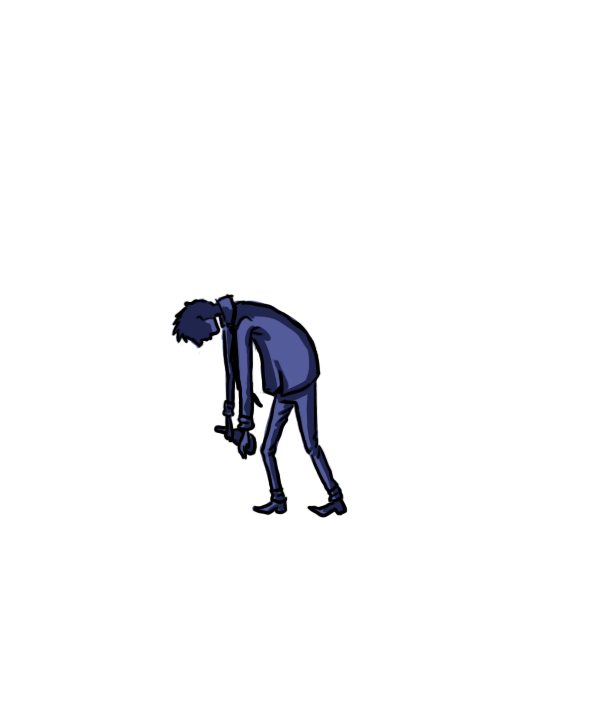
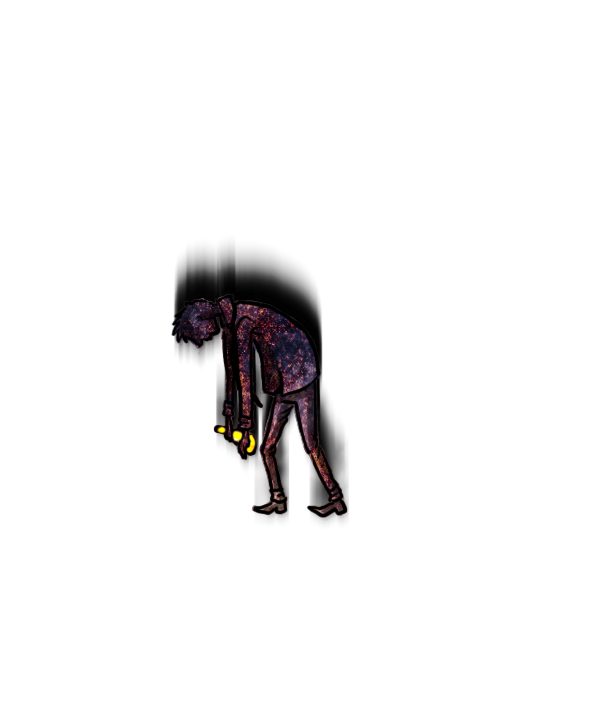
Layers edited between the first and the second 593×727 image:
added group "Bottle" with 2 layers above "Layer 1" over [216, 426, 256, 453]
added layer "Layer 5" (vivid light) in group "Bottle" over [216, 426, 256, 453]
added layer "Layer 5 copy 2" (vivid light) in group "Bottle" over [216, 426, 256, 453]
added layer "skygge" (52%) above "BURN" over [176, 296, 346, 515]
added layer "BURN" (hard light, 97%) above "Layer 4" over [171, 293, 348, 518]
added layer "Layer 4" (darken) above "Layer 3" over [171, 293, 348, 518]
added layer "Layer 3" (addition, 76%) above "Layer 2" over [171, 293, 348, 518]
painted on "Layer 2" over [172, 295, 346, 516]
removed layer "Layer 0" over [172, 295, 346, 516]
added layer "Layer 5 copy" over [173, 236, 349, 529]
